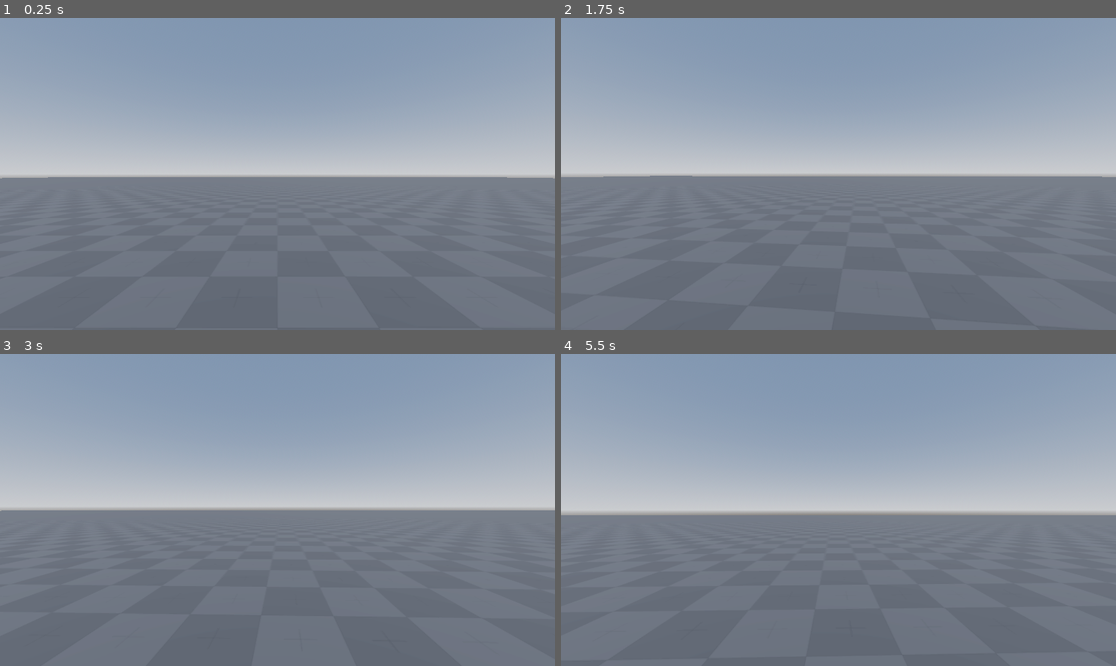
Above: before the commit, frames 1-4 (two rows, left to right).
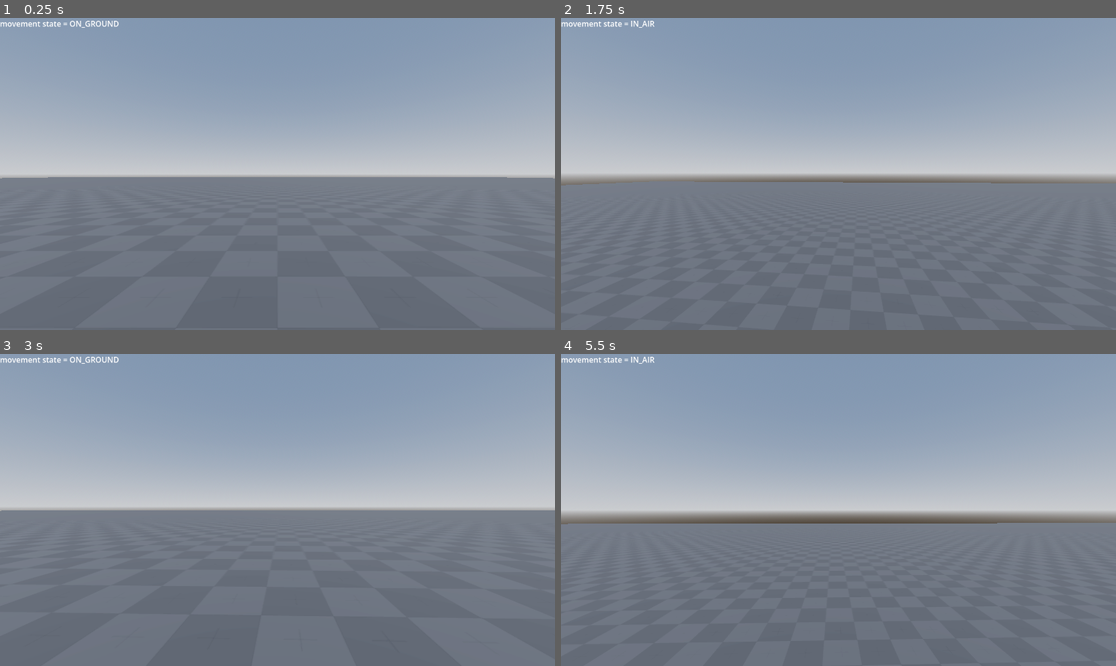
Above: after the commit, the same moments.

Repository: schlorp/Bo3Clone
Game: Godot game, scene res://Scenes/Game.tscn
The game is run twice, just before and just after one commit, with the same random seed, the same clock (stepped at 60 frames per second) and the same inputs.
Inputs (mouse positions are in pixels of both pictures, inside the frame that each line leads up to):
- Up to frame 1 (0.25 s): no input
- Up to frame 2 (1.75 s): tap Enter at 0.5 s; move the mouse to (866, 174) at 0.52 s; hold W (game_move_forward) from 0.53 s (still down); tap Space (game_jump, bound only after the commit) at 0.6, 0.77, 1.07, 1.52, 1.55 s; click (866, 174) at 0.67 s; move the mouse to (810, 174) at 1.27 s; right-click (810, 174) at 1.35 s
- Up to frame 3 (3 s): keep holding W (game_move_forward); tap Space (game_jump, bound only after the commit) at 1.82, 2, 2.3 s; move the mouse to (288, 503) at 2.02 s; press the mouse at (288, 503) at 2.03 s; tap Enter at 2.75 s; move the mouse to (271, 516) at 2.77 s; release the mouse at (271, 516) at 2.78 s; tap V (game_switch_fire_mode) at 2.85 s; click (271, 516) at 2.92 s
- Up to frame 4 (5.5 s): keep holding W (game_move_forward); tap Space (game_jump, bound only after the commit) at 3.02, 3.05, 3.32, 3.5, 3.77, 3.8, 4.07, 4.52, 4.55, 4.82, 5.1 s; move the mouse to (877, 513) at 3.52 s; tap 1 (game_switch_key_1) at 3.6 s; tap Enter at 4.25 s; move the mouse to (794, 506) at 4.27 s; tap 2 (game_switch_key_2) at 4.35 s; move the mouse to (844, 510) at 5.02 s; click (844, 510) at 5.17 s

The runs differ from the first frame. In frame 1, 0.2% of the frame differs, in the area x 0-22%, y 0-4%; in frame 2, 1.4%; in frame 3, 0.2%; in frame 4, 2.1%, in the area x 0-100%, y 0-55%.

Commit message:
basic jump capability

Diff:
--- a/Scenes/InputHandler/player_input_parse_node.gd
+++ b/Scenes/InputHandler/player_input_parse_node.gd
@@ -2,6 +2,8 @@
 class_name PlayerInputParseNode
 
 signal on_movement_input(vector: Vector3)
+
+signal on_jump_input_just_pressed()
 
 signal on_fire_input_just_pressed()
 signal on_fire_input()
@@ -22,6 +24,7 @@
 	handle_reload_input()
 	handle_fire_mode_switch_input()
 	handle_item_switch_input()
+	handle_jump_input()
 
 func handle_movement_input() -> void:
 	var movement_vector := Vector3.ZERO
@@ -63,3 +66,7 @@
 		emit_signal("on_item_switch_input", 0)
 	if Input.is_action_just_pressed("game_switch_key_2"):
 		emit_signal("on_item_switch_input", 1)
+
+func handle_jump_input() -> void:
+	if Input.is_action_just_pressed("game_jump"):
+		emit_signal("on_jump_input_just_pressed")
--- a/Scenes/Movement/MovementNode.tscn
+++ b/Scenes/Movement/MovementNode.tscn
@@ -1,6 +1,14 @@
 [gd_scene format=3 uid="uid://cdcsm1ppijxfo"]
 
 [ext_resource type="Script" uid="uid://bxr7x8ud4umg1" path="res://Scripts/Movement/movement_node.gd" id="1_hajue"]
+[ext_resource type="Script" uid="uid://y5h3tndw4mb2" path="res://Scripts/Movement/movementnodedebug.gd" id="2_hdc0v"]
 
-[node name="MovementNode" type="Node"]
+[node name="MovementNode" type="Node" unique_id=2093196497]
 script = ExtResource("1_hajue")
+
+[node name="RichTextLabel" type="RichTextLabel" parent="." unique_id=633701025]
+offset_right = 300.0
+offset_bottom = 27.0
+text = "--movementstatedebugtext--"
+fit_content = true
+script = ExtResource("2_hdc0v")
--- a/Scripts/Movement/movement_node.gd
+++ b/Scripts/Movement/movement_node.gd
@@ -4,14 +4,23 @@
 @onready var parent_character: CharacterBody3D = get_parent() as CharacterBody3D
 @export var input_parser: PlayerInputParseNode
 @export var movement_speed: float = 5.0
+@export var jump_force: float = 2.5
+
+var player_movement_state: Enums.PlayerMovementState = Enums.PlayerMovementState.ON_GROUND
 
 var movement_vector: Vector3 = Vector3.ZERO
 var gravity: float = ProjectSettings.get_setting("physics/3d/default_gravity")
 
+signal movement_state_changed(state: Enums.PlayerMovementState)
+
 func _ready() -> void:
 	input_parser.connect("on_movement_input", Callable(self, "handle_movement_input"))
+	input_parser.connect("on_jump_input_just_pressed", Callable(self, "jump"))
 
 func handle_movement_input(vector: Vector3) -> void:
+	if player_movement_state == Enums.PlayerMovementState.IN_AIR:
+		return
+
 	var direction := Vector3.ZERO
 	direction.x = vector.x
 	direction.z = vector.z
@@ -19,17 +28,30 @@
 	movement_vector.x = direction.x
 	movement_vector.z = direction.z
 
-func move(delta: float) -> void:
+func apply_movementvector(delta: float) -> void:
 	parent_character.velocity = parent_character.transform.basis * movement_vector * movement_speed * delta
 	parent_character.move_and_slide()
 
 func apply_gravity(delta: float) -> void:
-	if not parent_character.is_on_floor():
+	if !parent_character.is_on_floor():
 		movement_vector.y -= gravity * delta
 	else:
 		movement_vector.y = 0
 
 func _physics_process(delta: float) -> void:
-	move(delta)
+	apply_movementvector(delta)
 	apply_gravity(delta)
+	update_movement_state()
 	parent_character.move_and_slide()
+
+func jump() -> void:
+	if player_movement_state == Enums.PlayerMovementState.ON_GROUND:
+		movement_vector.y = jump_force
+
+func update_movement_state() -> void:
+	if parent_character.is_on_floor():
+		player_movement_state = Enums.PlayerMovementState.ON_GROUND
+	else:
+		player_movement_state = Enums.PlayerMovementState.IN_AIR
+
+	emit_signal("movement_state_changed", player_movement_state)
--- /dev/null
+++ b/Scripts/Movement/movementnodedebug.gd
@@ -0,0 +1,11 @@
+extends RichTextLabel
+
+@onready var movement_node: MovementNode = get_parent() as MovementNode
+
+# Called when the node enters the scene tree for the first time.
+func _ready() -> void:
+	movement_node.connect("movement_state_changed", Callable(self, "on_movement_state_changed"))
+
+
+func on_movement_state_changed(state: Enums.PlayerMovementState) -> void:
+	text = "movement state = " + str(Enums.PlayerMovementState.keys()[state])
--- a/Scripts/Utilities/enums.gd
+++ b/Scripts/Utilities/enums.gd
@@ -12,3 +12,8 @@
 	AUTOMATIC,
 	BURST
 }
+
+enum PlayerMovementState{
+	ON_GROUND,
+	IN_AIR,
+}
--- a/project.godot
+++ b/project.godot
@@ -15,13 +15,9 @@
 config/features=PackedStringArray("4.6", "Forward Plus")
 config/icon="res://icon.svg"
 
-[physics]
+[autoload]
 
-3d/physics_engine="Jolt Physics"
-
-[rendering]
-
-rendering_device/driver.windows="d3d12"
+Enums="*uid://yfcc3n6rd3en"
 
 [input]
 
@@ -75,3 +71,16 @@
 "events": [Object(InputEventKey,"resource_local_to_scene":false,"resource_name":"","device":-1,"window_id":0,"alt_press …(191 unchanged characters)…
 ]
 }
+game_jump={
+"deadzone": 0.2,
+"events": [Object(InputEventKey,"resource_local_to_scene":false,"resource_name":"","device":0,"window_id":0,"alt_pressed":false,"shift_pressed":false,"ctrl_pressed":false,"meta_pressed":false,"pressed":false,"keycode":0,"physical_keycode":32,"key_label":0,"unicode":0,"location":0,"echo":false,"script":null)
+]
+}
+
+[physics]
+
+3d/physics_engine="Jolt Physics"
+
+[rendering]
+
+rendering_device/driver.windows="d3d12"
Not shown, added: Scripts/Movement/movementnodedebug.gd.uid
Not shown, added: Scenes/Player/Player.tscn1898461728.tmp
